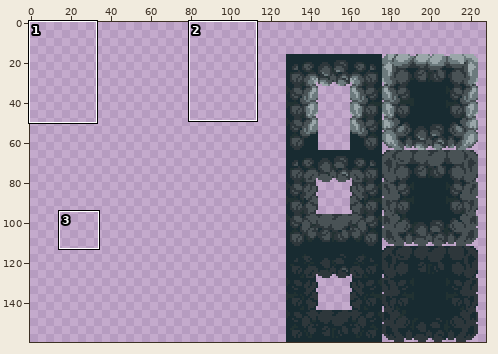
Two states of a sprite sheet, Assets/Textures/cave_tileset.png. Above, an overview of the earlier version with the close-up marked.
Close-up. First the earlier version:
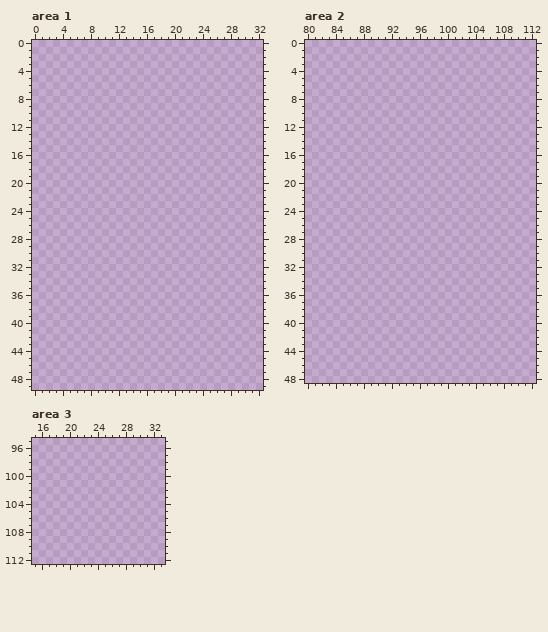
The file is 240x160 pixels. Shown: area 1: x 0..32, y 0..49; area 2: x 80..112, y 0..48; area 3: x 15..33, y 95..112. The wide view leaves out empty margins. The commit also changed other parts of the picture, which this record leaves out.
And afterwards:
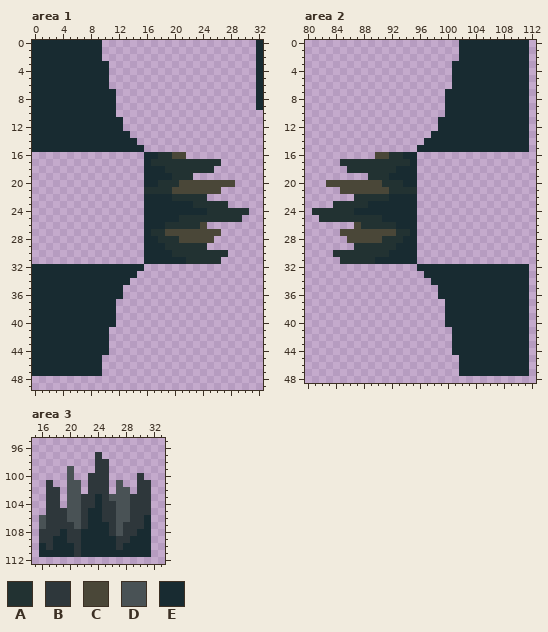
Palette (. is transparent): A #223232  B #2e373b  C #4a4738  D #495255  E #182b31
The exact change:
Changed rows in their new state; - is an unchanged pixel.
Area 1:
first column x 0:
 0 EEEEEEEEEE----------------------E
 1 EEEEEEEEEE----------------------E
 2 EEEEEEEEEE----------------------E
 3 EEEEEEEEEEE---------------------E
 4 EEEEEEEEEEE---------------------E
 5 EEEEEEEEEEE---------------------E
 6 EEEEEEEEEEE---------------------E
 7 EEEEEEEEEEEE--------------------E
 8 EEEEEEEEEEEE--------------------E
 9 EEEEEEEEEEEE--------------------E
10 EEEEEEEEEEEE---------------------
11 EEEEEEEEEEEEE--------------------
12 EEEEEEEEEEEEE--------------------
13 EEEEEEEEEEEEEE-------------------
14 EEEEEEEEEEEEEEE------------------
15 EEEEEEEEEEEEEEEE-----------------
16 ----------------EEAACC-----------
17 ----------------EAAAAAAAAAA------
18 ----------------EEEAAAAAAA-------
19 ----------------EEEEAAA----------
20 ----------------EEAAACCCCCCCC----
21 ----------------AAAACCCCCCC------
22 ----------------EEEEAAAAA--------
23 ----------------EEEEEEEAAAAA-----
24 ----------------EEEEEEEEEAAAAAA--
25 ----------------EEEEEAAAAAAAAA---
26 ----------------EEEAAAAAC--------
27 ----------------EAACCCCCCCC------
28 ----------------EEAAACCCCC-------
29 ----------------EEEAAAAAA--------
30 ----------------EEEEAAAAAAAA-----
31 ----------------EEEEEEAAAAA------
32 EEEEEEEEEEEEEEEE-----------------
33 EEEEEEEEEEEEEEE------------------
34 EEEEEEEEEEEEEE-------------------
35 EEEEEEEEEEEEE--------------------
36 EEEEEEEEEEEEE--------------------
37 EEEEEEEEEEEE---------------------
38 EEEEEEEEEEEE---------------------
39 EEEEEEEEEEEE---------------------
40 EEEEEEEEEEEE---------------------
41 EEEEEEEEEEE----------------------
42 EEEEEEEEEEE----------------------
43 EEEEEEEEEEE----------------------
44 EEEEEEEEEEE----------------------
45 EEEEEEEEEE-----------------------
46 EEEEEEEEEE-----------------------
47 EEEEEEEEEE-----------------------
Area 2:
first column x 81:
 0 ---------------------EEEEEEEEEE
 1 ---------------------EEEEEEEEEE
 2 ---------------------EEEEEEEEEE
 3 --------------------EEEEEEEEEEE
 4 --------------------EEEEEEEEEEE
 5 --------------------EEEEEEEEEEE
 6 --------------------EEEEEEEEEEE
 7 -------------------EEEEEEEEEEEE
 8 -------------------EEEEEEEEEEEE
 9 -------------------EEEEEEEEEEEE
10 -------------------EEEEEEEEEEEE
11 ------------------EEEEEEEEEEEEE
12 ------------------EEEEEEEEEEEEE
13 -----------------EEEEEEEEEEEEEE
14 ----------------EEEEEEEEEEEEEEE
15 ---------------EEEEEEEEEEEEEEEE
16 ---------CCAAEE----------------
17 ----AAAAAAAAAAE----------------
18 -----AAAAAAAEEE----------------
19 --------AAAEEEE----------------
20 --CCCCCCCCAAAEE----------------
21 ----CCCCCCCAAAA----------------
22 ------AAAAAEEEE----------------
23 ---AAAAAEEEEEEE----------------
24 AAAAAAEEEEEEEEE----------------
25 -AAAAAAAAAEEEEE----------------
26 ------CAAAAAEEE----------------
27 ----CCCCCCCCAAE----------------
28 -----CCCCCAAAEE----------------
29 ------AAAAAAEEE----------------
30 ---AAAAAAAAEEEE----------------
31 ----AAAAAEEEEEE----------------
32 ---------------EEEEEEEEEEEEEEEE
33 ----------------EEEEEEEEEEEEEEE
34 -----------------EEEEEEEEEEEEEE
35 ------------------EEEEEEEEEEEEE
36 ------------------EEEEEEEEEEEEE
37 -------------------EEEEEEEEEEEE
38 -------------------EEEEEEEEEEEE
39 -------------------EEEEEEEEEEEE
40 -------------------EEEEEEEEEEEE
41 --------------------EEEEEEEEEEE
42 --------------------EEEEEEEEEEE
43 --------------------EEEEEEEEEEE
44 --------------------EEEEEEEEEEE
45 ---------------------EEEEEEEEEE
46 ---------------------EEEEEEEEEE
47 ---------------------EEEEEEEEEE
Area 3:
first column x 16:
 97 --------B-------
 98 --------BB------
 99 ----D---BB------
100 ----D--BBB----B-
101 -B--DD-BBB-D--BB
102 -BB-DD-BBB-DD-BB
103 -BB-DDBBEBDDDBBB
104 -BB-DDBBEBBDDBBB
105 -BBBDDBEEBBDDBBB
106 DBBBDDBEEBBDDBBE
107 DBBBBDBEEEBDBBBE
108 BBBEBBEEEEBDBBEE
109 BBEEBBEEEEEBBEEE
110 EBEEEBEEEEEBEEEE
111 EEEEEBEEEEEEEEEE
Boxes around the changes in both close-ups, in picture pixels (x1, y1, x2, y2):
added: (32, 40, 249, 376)
added: (256, 40, 263, 110)
added: (312, 40, 529, 376)
added: (39, 452, 151, 557)
